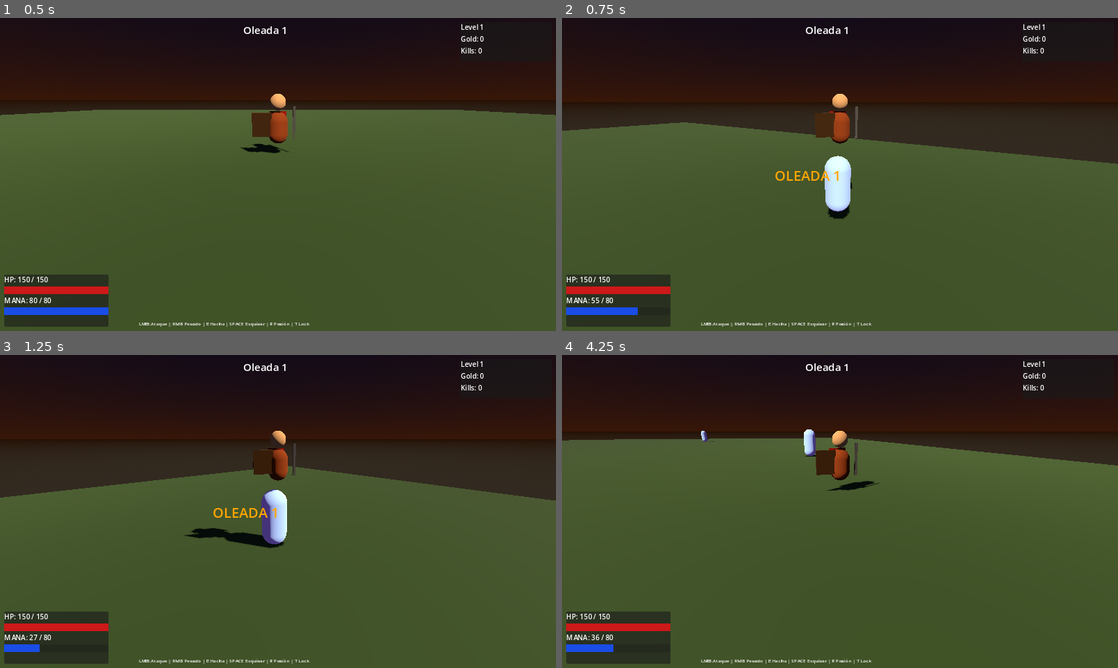
Above: before the commit, frames 1-4 (two rows, left to right).
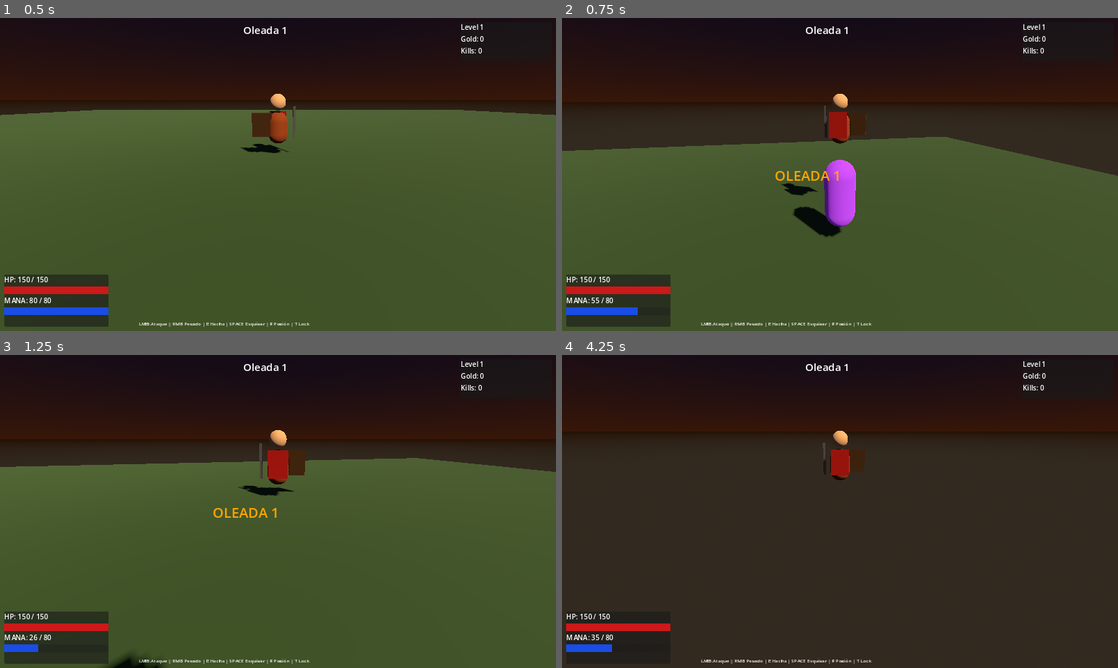
Above: after the commit, the same moments.

Repository: maicolrtu531-lab/michael
Game: Godot game, scene res://scenes/world/main.tscn
The game is run twice, just before and just after one commit, with the same random seed, the same clock (stepped at 60 frames per second) and the same inputs.
Inputs (mouse positions are in pixels of both pictures, inside the frame that each line leads up to):
- Up to frame 1 (0.5 s): no input
- Up to frame 2 (0.75 s): tap Enter (ui_accept) at 0.5 s; move the mouse to (867, 174) at 0.52 s; hold W (move_forward) from 0.53 s (still down); tap R (blizzard, bound only after the commit) at 0.6 s
- Up to frame 3 (1.25 s): keep holding W (move_forward); tap Enter (ui_accept) at 0.77, 1.07 s; tap Q (spartan_rage, bound only after the commit) at 0.8 s
- Up to frame 4 (4.25 s): keep holding W (move_forward); move the mouse to (812, 511) at 1.27 s; tap Q (spartan_rage, bound only after the commit) at 1.35, 3.05 s; tap Enter (ui_accept) at 1.52, 1.55, 1.82, 3.02, 3.32 s; move the mouse to (851, 505) at 2.02 s; hold Enter (ui_accept) 2.03-2.78 s; tap R (blizzard, bound only after the commit) at 2.3 s; move the mouse to (834, 517) at 2.77 s; right-click (834, 517) at 2.85 s; move the mouse to (878, 514) at 3.52 s; hold Enter (ui_accept) from 3.53 s (still down); click (878, 514) at 3.6 s

Frame 1 is identical in both runs. In frame 2, 5.7% of the frame differs, in the area x 0-100%, y 24-70%; in frame 3, 8.2%; in frame 4, 68%, in the area x 0-100%, y 23-100%.

Commit message:
Fix camera rotation with WASD, fix HitArea collision mask, add R/Q spell inputs

Diff:
--- a/godot-wrath/project.godot
+++ b/godot-wrath/project.godot
@@ -78,6 +78,16 @@
 "events": [Object(InputEventKey,"resource_local_to_scene":false,"resource_name":"","device":-1,"window_id":0,"alt_pressed":false,"shift_pressed":false,"ctrl_pressed":false,"meta_pressed":false,"pressed":false,"keycode":0,"physical_keycode":84,"key_label":0,"unicode":116,"echo":false,"script":null)
 ]
 }
+blizzard={
+"deadzone": 0.5,
+"events": [Object(InputEventKey,"resource_local_to_scene":false,"resource_name":"","device":-1,"window_id":0,"alt_pressed":false,"shift_pressed":false,"ctrl_pressed":false,"meta_pressed":false,"pressed":false,"keycode":0,"physical_keycode":82,"key_label":0,"unicode":114,"echo":false,"script":null)
+]
+}
+spartan_rage={
+"deadzone": 0.5,
+"events": [Object(InputEventKey,"resource_local_to_scene":false,"resource_name":"","device":-1,"window_id":0,"alt_pressed":false,"shift_pressed":false,"ctrl_pressed":false,"meta_pressed":false,"pressed":false,"keycode":0,"physical_keycode":81,"key_label":0,"unicode":113,"echo":false,"script":null)
+]
+}
 
 [physics]
 
--- a/godot-wrath/scenes/player/player.tscn
+++ b/godot-wrath/scenes/player/player.tscn
@@ -85,8 +85,9 @@
 
 [node name="HitArea" type="Area3D" parent="."]
 transform = Transform3D(1, 0, 0, 0, 1, 0, 0, 0, 1, 0, 1.0, 0.5)
-collision_layer = 4
-collision_mask = 2
+collision_layer = 0
+collision_mask = 1
+monitoring = true
 
 [node name="HitCollision" type="CollisionShape3D" parent="HitArea"]
 shape = SubResource("HitShape_1")
--- a/godot-wrath/scripts/player/player.gd
+++ b/godot-wrath/scripts/player/player.gd
@@ -114,7 +114,10 @@
 			target_rot = move_dir
 		if target_rot.length() > 0.1:
 			var angle = atan2(target_rot.x, target_rot.z)
+			var old_y = rotation.y
 			rotation.y = lerp_angle(rotation.y, angle, 12.0 * delta)
+			# Keep camera in world-space direction when player rotates
+			camera_arm.rotation.y -= (rotation.y - old_y)
 	else:
 		velocity.x = lerp(velocity.x, 0.0, 12.0 * delta)
 		velocity.z = lerp(velocity.z, 0.0, 12.0 * delta)
@@ -144,10 +147,10 @@
 	elif Input.is_action_just_pressed("use_potion"):
 		use_potion()
 
-	# Hechizos con teclado
-	if Input.is_action_just_pressed("ui_accept") or Input.is_key_pressed(KEY_R):
+	# Hechizos
+	if Input.is_action_just_pressed("blizzard"):
 		_blizzard()
-	if Input.is_key_pressed(KEY_Q):
+	if Input.is_action_just_pressed("spartan_rage"):
 		spartan_rage()
 
 func _melee_attack(heavy: bool) -> void:
